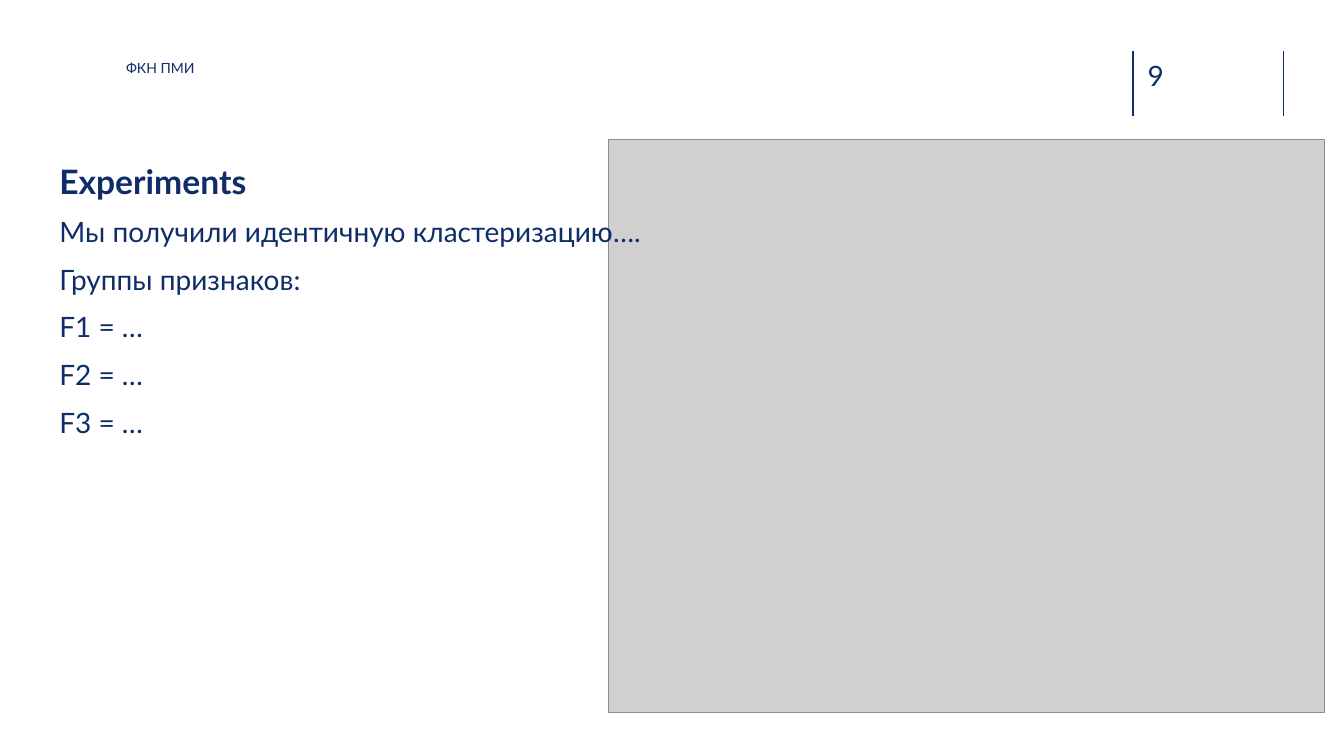
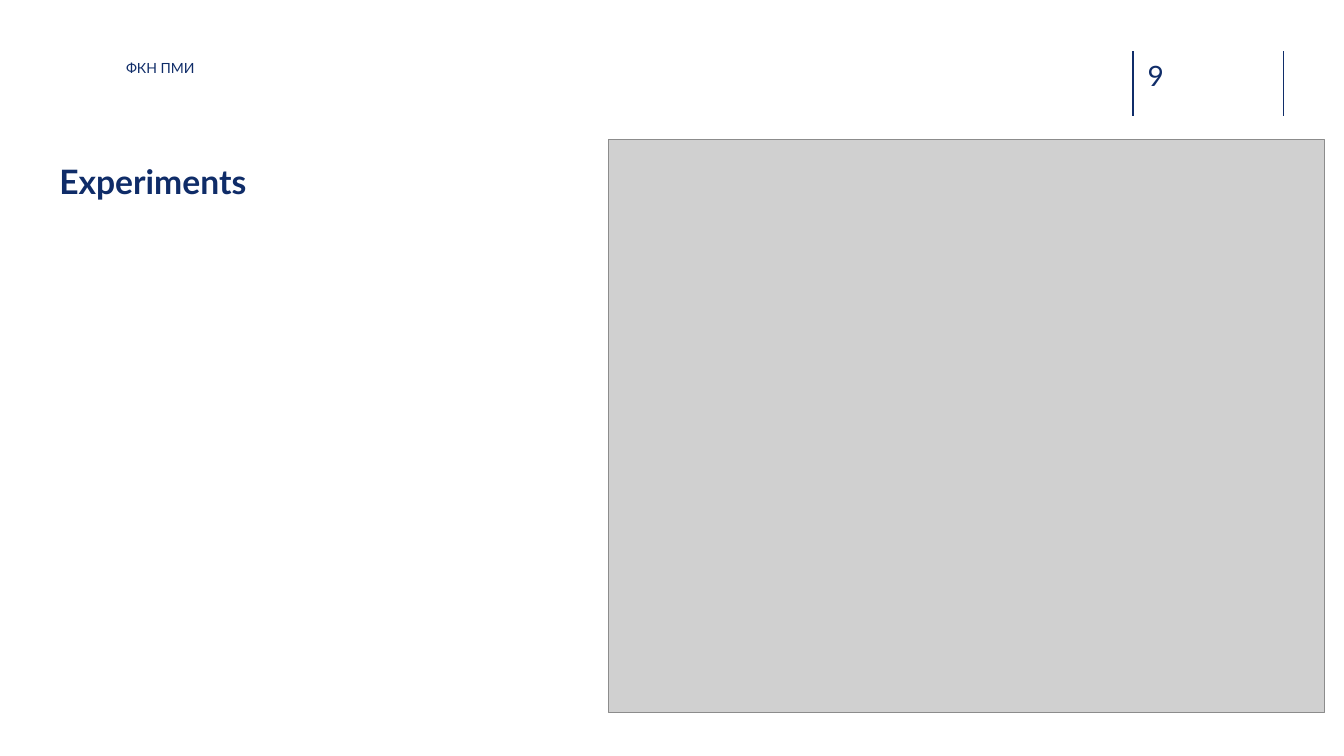
Before and after one commit to potroshitelshuk/Iterative-Class-Discovery, a slide deck: slide 9 of Отчетные материалы/Презентация.pptx. Drawn at 1344x756 pixels with LibreOffice and Linux fonts; fonts in the diff are those of the drawing; grey boxes stand for pictures; background and template pictures are left out. Boxes give left, top, right and bottom in pixels: in the first picture for what was removed or moved away, otherwise in the second. Text is boxed around its words. In the diff, an @@ line names an element or a change of style, - is before the commit and + after.

```diff
--- a/Отчетные материалы/Презентация.pptx
+++ b/Отчетные материалы/Презентация.pptx
@@ text removed at bbox=[59, 218, 641, 434] @@
-Мы получили идентичную кластеризацию….
-Группы признаков:
-F1 = …
-F2 = …
-F3 = …
```
Also in this commit, not shown: 6 other slides changed, 1 slide added, 1 other file.
